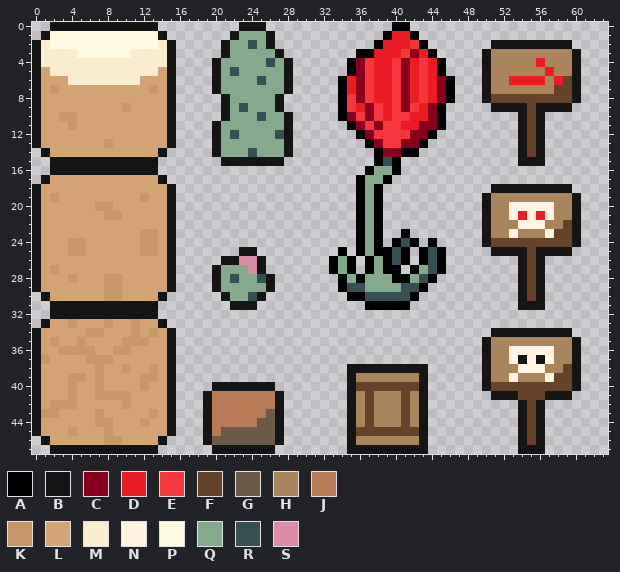
Pixel-art sprite: assets/sprites/desert.png. That is the earlier state.
The file is 64x48 pixels. Colours within 5 levels of each other are drawn and written as one.
Palette (. is transparent): A #000000  B #151515  C #88001b  D #ec1c24  E #f7353c  F #664228  G #6c5a49  H #aa845a  J #b97a56  K #c79768  L #d4a373  M #faedcd  N #fff4e1  P #fefae0  Q #84a98c  R #354f52  S #db8ba5
Pixels before (only the part around the change), first column x 0:
 0 ..BBBBBBBBBBBB........
 1 .BPPPPPPPPPPPPB.......
 2 BMPPPPPPPPPPPPMB.....B
 3 BMMMMPPPPPPMMMMB.....B
 4 BMMMMMMMMMMMMMMB....BQ
 5 BLMMMMMMMMMMMMLB....BQ
 6 BLLLMMMMMMMMLLLB....BQ
 7 BLKLLLLLLLLLLKLB....BQ
 8 BLLLLLLLLLLLLLLB.....B
 9 BLLLLLLLLLKLLLLB.....B
10 BLLKKLLLLLLLLLLB.....B
11 BLLLKLLLLLLLLLLB....BQ
12 BLLLLLLLLLLLLLLB....BQ
13 BLLLLLLLKLLLLLLB....BQ
14 .BLLLLLLLLLLLLB.....BQ
15 ..BBBBBBBBBBBB.......B
16 ..BBBBBBBBBBBB........
17 .BLLLLLLLLLLLLB.......
18 BLLLLLLLLLLLLLLB......
19 BLKLLLLLLLLLKLLB......
20 BLLLLLLKKLLLLLLB......
21 BLLLLLLLKKLLLLLB......
22 BLLLLLLLLLLLLLLB......
23 BLLLLLLLLLLLKKLB......
24 BLLLKKLLLLLLKKLB......
25 BLLLKKLLLLLLKKLB......
Once edited:
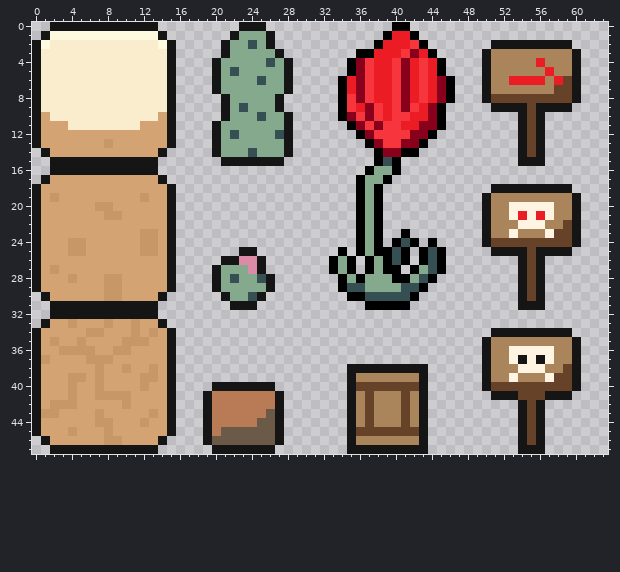
Diff:
{"y":2,"x":1,"old":"MPPPPPPPPPPPPM","new":"PMMMMMMMMMMMMP"}
{"y":3,"x":5,"old":"PPPPPP","new":"MMMMMM"}
{"y":5,"x":1,"old":"L","new":"M"}
{"y":5,"x":14,"old":"L","new":"M"}
{"y":6,"x":1,"old":"LLL","new":"MMM"}
{"y":6,"x":12,"old":"LLL","new":"MMM"}
{"y":7,"x":1,"old":"LKLLLLLLLLLLKL","new":"MMMMMMMMMMMMMM"}
{"y":8,"x":1,"old":"LLLLLLLLLLLLLL","new":"MMMMMMMMMMMMMM"}
{"y":9,"x":1,"old":"LLLLLLLLLKLLLL","new":"MMMMMMMMMMMMMM"}
{"y":10,"x":2,"old":"LKKLLLLLLLLL","new":"MMMMMMMMMMMM"}
{"y":11,"x":4,"old":"KLLLLLLL","new":"MMMMMMMM"}
{"label":"changed","picture_box":[41,40,167,130]}
